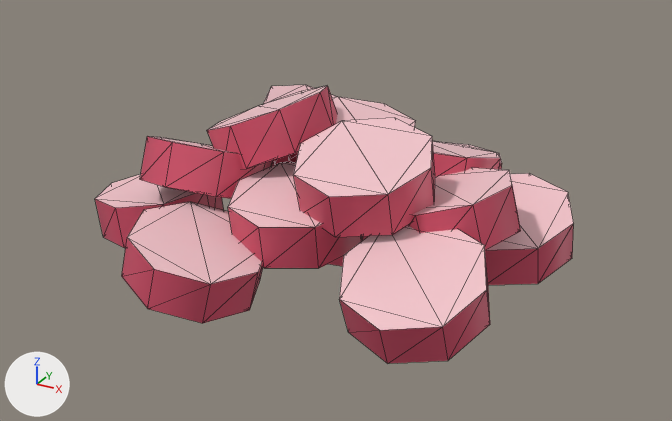
Before and after pictures for a commit that changed the glTF model godot/assets/models/food/octopus/octopus_pieces.glb.
Before and after are seen from a 50 mm lens placed at (0.193, -0.357, 0.196), pointed at (0.001, -0.008, 0.021). The lights are fixed; the arrows at lower left show +X, +Y and +Z. The older version comes first. Mesh edges are drawn as thin lines. Where no turn or scale is listed for an object, it has been applied to the vertices. Vertices at exactly the same position are counted once.

The scene before the commit, as lines of its bpy script (objects in view):
```python
me_octopus_pieces_a = bpy.data.meshes.new('octopus_pieces_a')
me_octopus_pieces_a.from_pydata(...)  # 112 vertices, 196 faces; spans x -0.116..0.105, y -0.105..0.111, z 0.0..0.042
# faces by material slot: [112, 84]
me_octopus_pieces_a.materials.append(mat_mat_octopus_pieces)  # red #d4506a
me_octopus_pieces_a.materials.append(mat_mat_octopus_pieces_cut)  # pink #f4c6cc
me_octopus_pieces_b = bpy.data.meshes.new('octopus_pieces_b')
me_octopus_pieces_b.from_pydata(...)  # 80 vertices, 140 faces; spans x -0.085..0.092, y -0.071..0.07, z 0.018..0.06
# faces by material slot: [80, 60]
me_octopus_pieces_b.materials.append(mat_mat_octopus_pieces)  # red #d4506a
me_octopus_pieces_b.materials.append(mat_mat_octopus_pieces_cut)  # pink #f4c6cc
me_octopus_pieces_c = bpy.data.meshes.new('octopus_pieces_c')
me_octopus_pieces_c.from_pydata(...)  # 48 vertices, 84 faces; spans x -0.0616..0.06, y -0.0666..0.04, z 0.0361..0.0777
# faces by material slot: [48, 36]
me_octopus_pieces_c.materials.append(mat_mat_octopus_pieces)  # red #d4506a
me_octopus_pieces_c.materials.append(mat_mat_octopus_pieces_cut)  # pink #f4c6cc
ob_octopus_pieces_a = bpy.data.objects.new('octopus_pieces_a', me_octopus_pieces_a)
ob_octopus_pieces_a.location = (0.0, 0.0, 0.0)
ob_octopus_pieces_b = bpy.data.objects.new('octopus_pieces_b', me_octopus_pieces_b)
ob_octopus_pieces_b.location = (0.0, 0.0, 0.0)
ob_octopus_pieces_c = bpy.data.objects.new('octopus_pieces_c', me_octopus_pieces_c)
ob_octopus_pieces_c.location = (0.0, 0.0, 0.0)
```
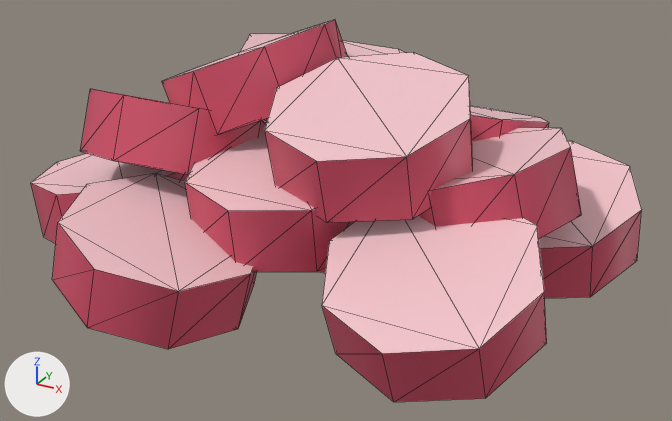
Boxes [x1, y1, x2, y2] around the edits, measured in the pictures (672 x 421 px; the box of a moved part takes in the faces that stretch with it):
'octopus_pieces_a', reshaped: before [95, 142, 574, 363]; after [31, 141, 642, 402]
'octopus_pieces_c', reshaped (36% wider, 34% taller): before [207, 85, 435, 237]; after [162, 19, 473, 223]
'octopus_pieces_b', reshaped (32% wider, 30% taller): before [140, 85, 521, 268]; after [80, 34, 582, 272]
part 1 of me_octopus_pieces_a, moved or reshaped (mostly hidden): before [329, 236, 368, 266]; after [318, 268, 326, 273]
part 2 of me_octopus_pieces_a, moved or reshaped: before [485, 173, 574, 285]; after [539, 141, 642, 298]
part 3 of me_octopus_pieces_a, moved or reshaped (not visible afterwards): before [443, 142, 502, 170]
part 4 of me_octopus_pieces_a, moved or reshaped: before [122, 202, 263, 323]; after [52, 173, 257, 349]
part 5 of me_octopus_pieces_a, moved or reshaped: before [339, 225, 490, 363]; after [322, 216, 547, 402]
part 6 of me_octopus_pieces_a, moved or reshaped: before [95, 174, 224, 248]; after [31, 153, 188, 244]
part 7 of me_octopus_pieces_b, moved or reshaped: before [432, 141, 501, 177]; after [470, 106, 549, 142]
part 8 of me_octopus_pieces_b, moved or reshaped (mostly hidden): before [263, 85, 336, 165]; after [240, 34, 289, 121]
part 9 of me_octopus_pieces_b, moved or reshaped: before [228, 163, 363, 268]; after [185, 122, 354, 272]
part 10 of me_octopus_pieces_b, moved or reshaped: before [408, 168, 521, 250]; after [419, 127, 582, 239]
part 11 of me_octopus_pieces_b, moved or reshaped: before [140, 136, 273, 199]; after [80, 89, 266, 175]
part 12 of me_octopus_pieces_c, moved or reshaped: before [289, 97, 416, 163]; after [264, 41, 405, 122]
part 13 of me_octopus_pieces_c, moved or reshaped: before [293, 118, 435, 237]; after [265, 53, 473, 223]
part 14 of me_octopus_pieces_c, moved or reshaped: before [207, 85, 338, 169]; after [162, 19, 348, 135]

The change in detail:
me_octopus_pieces_a is used by ob_octopus_pieces_a; location (0.0, 0.0, 0.0).
me_octopus_pieces_a had 112 vertices, 196 faces and spanned x -0.116..0.105, y -0.105..0.111, z 0.0..0.042.
me_octopus_pieces_a now has 112 vertices, 196 faces and spans x -0.146..0.132, y -0.132..0.14, z 0.0..0.058.
me_octopus_pieces_a part 1: the loose piece of 16 vertices spanning x -0.031..0.031, y -0.03..0.03, z 0.0..0.028 is scaled about the mesh origin by 1.4.
me_octopus_pieces_a part 2: the loose piece of 16 vertices spanning x 0.045..0.105, y -0.012..0.052, z 0.0..0.035 is scaled about its middle by 1.4, then moved by (0.015, 0.004, 0.007).
me_octopus_pieces_a part 3: the loose piece of 16 vertices spanning x -0.01..0.05, y 0.049..0.111, z 0.0..0.028 is scaled about its middle by 1.4, then moved by (0.004, 0.016, 0.006).
me_octopus_pieces_a part 4: the loose piece of 16 vertices spanning x -0.062..0.002, y -0.105..-0.045, z 0.0..0.035 is scaled about its middle by 1.4, then moved by (-0.006, -0.015, 0.007).
me_octopus_pieces_a part 5: the loose piece of 16 vertices spanning x 0.035..0.095, y -0.092..-0.028, z 0.001..0.042 is scaled about its middle by 1.4, then moved by (0.013, -0.012, 0.008).
me_octopus_pieces_a part 6: the loose piece of 16 vertices spanning x -0.116..-0.054, y -0.06..0.0, z 0.0..0.028 is scaled about its middle by 1.4, then moved by (-0.017, -0.006, 0.006).
Other edits to the shape of me_octopus_pieces_a do not show in these pictures.
me_octopus_pieces_b is used by ob_octopus_pieces_b; location (0.0, 0.0, 0.0).
me_octopus_pieces_b had 80 vertices, 140 faces and spanned x -0.085..0.092, y -0.071..0.07, z 0.018..0.06.
me_octopus_pieces_b now has 80 vertices, 140 faces and spans x -0.108..0.116, y -0.092..0.09, z 0.025..0.084.
me_octopus_pieces_b part 7: the loose piece of 16 vertices spanning x 0.005..0.065, y -0.002..0.062, z 0.018..0.053 is scaled about its middle by 1.4, then moved by (0.007, 0.006, 0.014).
me_octopus_pieces_b part 8: the loose piece of 16 vertices spanning x -0.072..-0.008, y 0.01..0.07, z 0.019..0.06 is scaled about its middle by 1.4, then moved by (-0.008, 0.008, 0.016).
me_octopus_pieces_b part 9: the loose piece of 16 vertices spanning x -0.03..0.03, y -0.071..-0.009, z 0.018..0.046 is scaled about its middle by 1.4, then moved by (0.0, -0.008, 0.013).
me_octopus_pieces_b part 10: the loose piece of 16 vertices spanning x 0.028..0.092, y -0.045..0.015, z 0.018..0.053 is scaled about its middle by 1.4, then moved by (0.012, -0.003, 0.014).
me_octopus_pieces_b part 11: the loose piece of 16 vertices spanning x -0.085..-0.025, y -0.062..0.002, z 0.019..0.06 is scaled about its middle by 1.4, then moved by (-0.011, -0.006, 0.016).
me_octopus_pieces_c is used by ob_octopus_pieces_c; location (0.0, 0.0, 0.0).
me_octopus_pieces_c had 48 vertices, 84 faces and spanned x -0.0616..0.06, y -0.0666..0.04, z 0.0361..0.0777.
me_octopus_pieces_c now has 48 vertices, 84 faces and spans x -0.0802..0.078, y -0.0862..0.054, z 0.0505..0.1088.
me_octopus_pieces_c part 12: the loose piece of 16 vertices spanning x -0.0311..0.0311, y -0.02..0.04, z 0.0361..0.0643 is scaled about its middle by 1.4, then moved by (0.0, 0.002, 0.0201).
me_octopus_pieces_c part 13: the loose piece of 16 vertices spanning x 0.0..0.06, y -0.0666..-0.0034, z 0.0363..0.0712 is scaled about its middle by 1.4, then moved by (0.006, -0.007, 0.0215).
me_octopus_pieces_c part 14: the loose piece of 16 vertices spanning x -0.0616..0.0016, y -0.04..0.02, z 0.0367..0.0777 is scaled about its middle by 1.4, then moved by (-0.006, -0.002, 0.0229).
